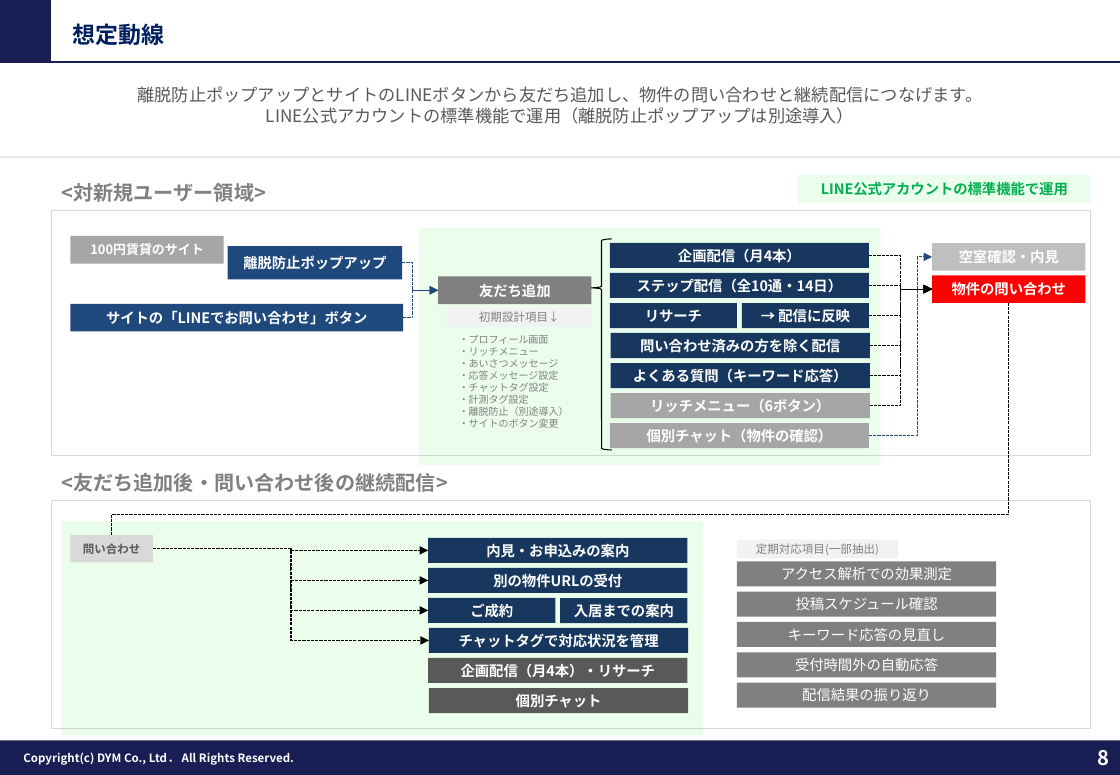
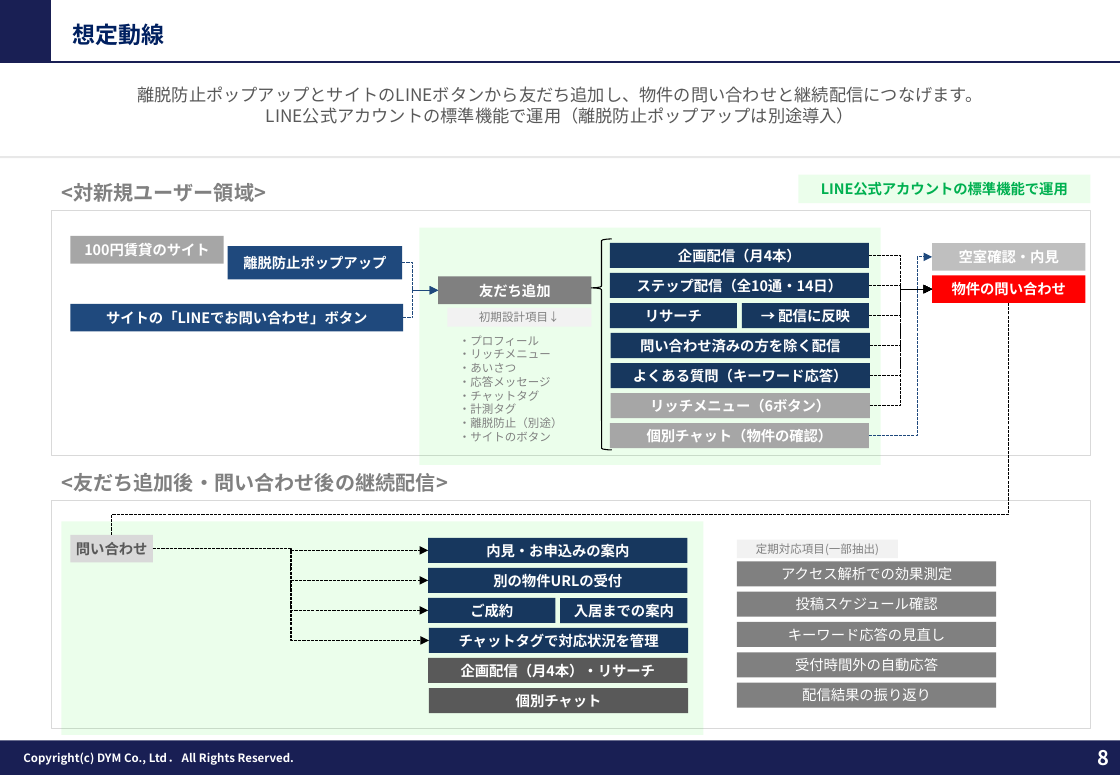
Before and after one commit to tonomura-r-dev/folder, a slide deck: slide 8 of 202609_株式会社あらうち御中_LINE公式アカウント運用のご提案_S1-17修正.pptx. Drawn at 1120x775 pixels with LibreOffice and Linux fonts; fonts in the diff are those of the drawing; background and template pictures are left out. Boxes give left, top, right and bottom in pixels: in the first picture for what was removed or moved away, otherwise in the second. Text is boxed around its words. In the diff, an @@ line names an element or a change of style, - is before the commit and + after.

```diff
--- a/202609_株式会社あらうち御中_LINE公式アカウント運用のご提案_S1-17修正.pptx
+++ b/202609_株式会社あらうち御中_LINE公式アカウント運用のご提案_S1-17修正.pptx
@@ rectangle "100円賃貸のサイト" at (70,236,223,264): size 9 to 10 pt @@
@@ text at (459,335,539,346): text changed; size 7 to 8 pt @@
-・プロフィール画面
+・プロフィール
@@ text at (459,349,551,359): size 7 to 8 pt in "・リッチメニュー" @@
@@ text at (459,363,563,442): text changed; size 7 to 8 pt @@
-・あいさつメッセージ
-・応答メッセージ設定
-・チャットタグ設定
-・計測タグ設定
-・離脱防止（別途導入）
-・サイトのボタン変更
+・あいさつ
+・応答メッセージ
+・チャットタグ
+・計測タグ
+・離脱防止（別途）
+・サイトのボタン
@@ rectangle "問い合わせ" at (70,536,153,564): size 8 to 10 pt @@
```
Also in this commit, not shown: 8 other slides changed, 2 other files.
